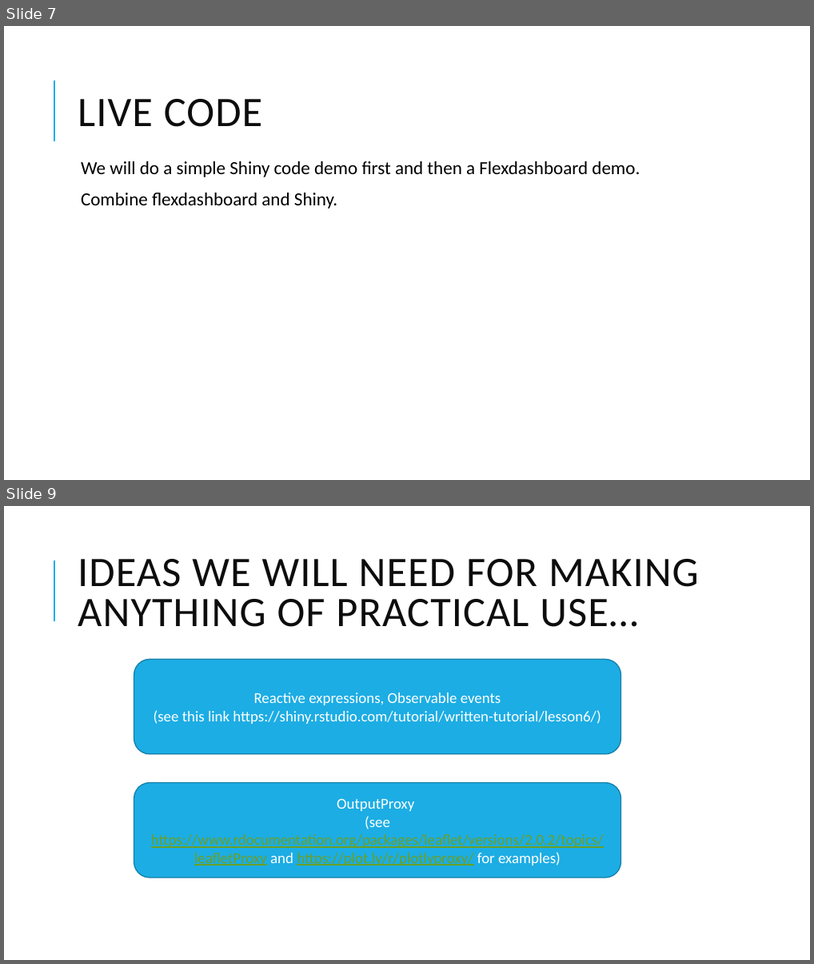
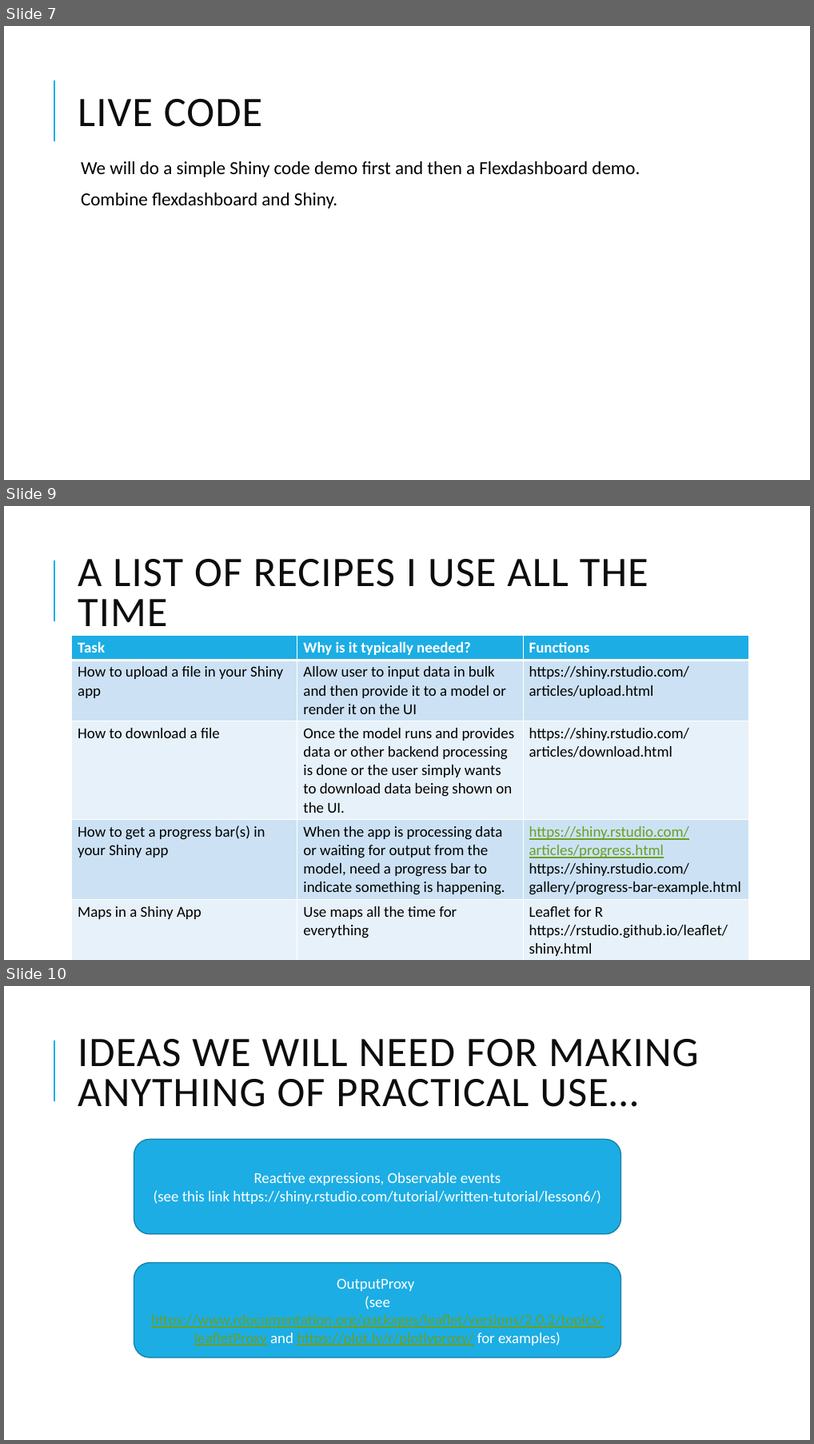
Before and after one commit to aarora79/shinydemo, a slide deck: Introduction to shiny.pptx. Shown one above the other, each under a label of ours: slides 7 and 9 before the commit, slides 7, 9 and 10 after it; the slides between them are not shown. The pictures are 814x964 and 814x1444 pixels, drawn with LibreOffice and Linux fonts; fonts in the diff are those of the drawing. Boxes give left, top, right and bottom in pixels: in the first picture for what was removed or moved away, otherwise in the second. Text is boxed around its words. In the diff, an @@ line names an element or a change of style, - is before the commit and + after.

```diff
--- a/Introduction to shiny.pptx
+++ b/Introduction to shiny.pptx
@@ slide 9 added at <box>4,506,810,960</box>, background #FFFFFF; not listed: 1 template element that a slide beside it also shows @@
@@ title added at <box>78,559,649,636</box>, 50 pt, text #0D0D0D @@
+A LIST OF RECIPES I USE ALL THE TIME
@@ table added at <box>72,636,749,959</box>, 5 rows, 3 columns @@
+Task | Why is it typically needed? | Functions
+How to upload a file in your Shiny app | Allow user to input data in bulk and then provide it to a model or render it on the UI | https://shiny.rstudio.com/articles/upload.html
+How to download a file | Once the model runs and provides data or other backend processing is done or the user simply wants to download data being shown on the UI. | https://shiny.rstudio.com/articles/download.html
+How to get a progress bar(s) in your Shiny app | When the app is processing data or waiting for output from the model, need a progress bar to indicate something is happening. | https://shiny.rstudio.com/articles/progress.html / https://shiny.rstudio.com/gallery/progress-bar-example.html
+Maps in a Shiny App | Use maps all the time for everything | Leaflet for R / https://rstudio.github.io/leaflet/shiny.html
@@ what was slide 9 is now slide 10 @@
```
Also in this commit, not shown: 1 slide changed, 1 other slide added.
